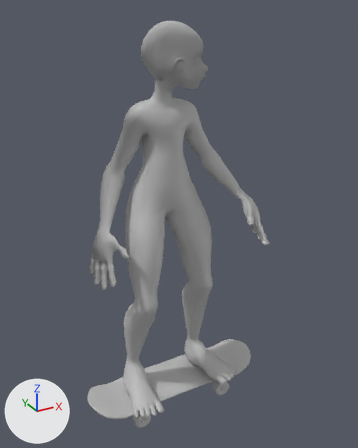
Two versions of the FBX model Assets/Models/Character/Animations/IdleStepped.fbx, one commit apart.
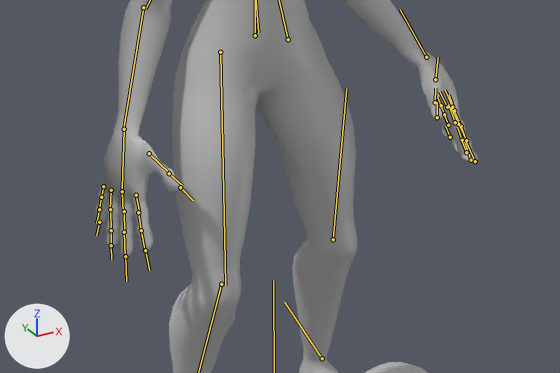
Old and new are each drawn whole from a 50 mm lens placed at (-0.959, -1.8, 1.767), pointed at (0.019, -0.022, 0.878) and again close up on the part from 12% to 86% of the width and 38% to 77% of the height. The axes (+X, +Y, +Z) are drawn at lower left. The lights are the same throughout. Both versions are drawn at frame 1 of the action 'Take 001'; the numbers are the values there. The bones that bend it are drawn over the model as lines in the close-ups.

Names of what the first close-up shows: 'Skater', 'board_geo'.
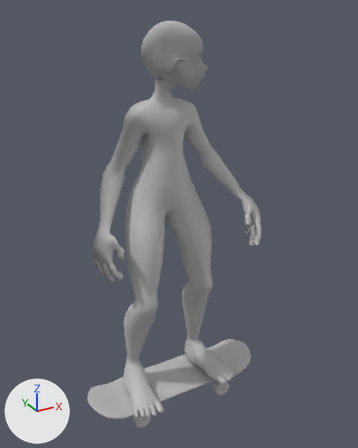
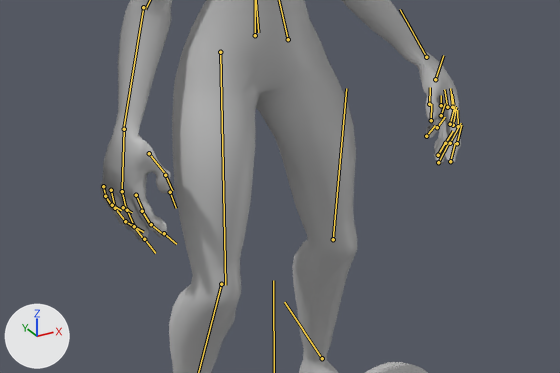
What the commit changed:
Bone 'JNT_ThumbKnuck01_L' (bone_jnt_thumbknuck01_l) turns from (0, 0, 0) to (17, 0, -9) degrees about its own x, y and z.
Bone 'JNT_ThumbKnuck02_L' (bone_jnt_thumbknuck02_l) turns from (0, 0, 0) to (21, 0, 0) degrees about its own x, y and z.
Bone 'JNT_PointerKnuck01_L' (bone_jnt_pointerknuck01_l) turns from (0, 0, 0) to (12, 0, 0) degrees about its own x, y and z.
Bone 'JNT_PointerKnuck02_L' (bone_jnt_pointerknuck02_l) turns from (0, 0, 0) to (12, 0, 0) degrees about its own x, y and z.
Bone 'JNT_MIddleKnuck01_L' (bone_jnt_middleknuck01_l) turns from (0, 0, 0) to (17, 0, 0) degrees about its own x, y and z.
Bone 'JNT_MIddleKnuck02_L' (bone_jnt_middleknuck02_l) turns from (0, 0, 0) to (17, 0, 0) degrees about its own x, y and z.
Bone 'JNT_MIddleKnuck03_L' (bone_jnt_middleknuck03_l) turns from (0, 0, 0) to (17, 0, 0) degrees about its own x, y and z.
Bone 'JNT_RingKnuck01_L' (bone_jnt_ringknuck01_l) turns from (0, 0, 0) to (17, 0, 0) degrees about its own x, y and z.
Bone 'JNT_RingKnuck02_L' (bone_jnt_ringknuck02_l) turns from (0, 0, 0) to (17, 0, 0) degrees about its own x, y and z.
Bone 'JNT_RingKnuck03_L' (bone_jnt_ringknuck03_l) turns from (0, 0, 0) to (17, 0, 0) degrees about its own x, y and z.
Bone 'JNT_PinkyKnuck01_L' (bone_jnt_pinkyknuck01_l) turns from (0, 0, 0) to (22, 0, 0) degrees about its own x, y and z.
Bone 'JNT_PinkyKnuck02_L' (bone_jnt_pinkyknuck02_l) turns from (0, 0, 0) to (22, 0, 0) degrees about its own x, y and z.
Bone 'JNT_PinkyKnuck03_L' (bone_jnt_pinkyknuck03_l) turns from (0, 0, 0) to (22, 0, 0) degrees about its own x, y and z.
Bone 'JNT_ThumbKnuck01_R' (bone_jnt_thumbknuck01_r) turns from (0, 0, 0) to (13, 0, 0) degrees about its own x, y and z.
Bone 'JNT_ThumbKnuck02_R' (bone_jnt_thumbknuck02_r) turns from (0, 0, 0) to (17, 0, 0) degrees about its own x, y and z.
Bone 'JNT_PointerKnuck01_R' (bone_jnt_pointerknuck01_r) turns from (0, 0, 0) to (15, 0, 0) degrees about its own x, y and z.
Bone 'JNT_PointerKnuck02_R' (bone_jnt_pointerknuck02_r) turns from (0, 0, 0) to (15, 0, 0) degrees about its own x, y and z.
Bone 'JNT_PointerKnuck03_R' (bone_jnt_pointerknuck03_r) turns from (0, 0, 0) to (15, 0, 0) degrees about its own x, y and z.
Bone 'JNT_MIddleKnuck01_R' (bone_jnt_middleknuck01_r) turns from (0, 0, 0) to (15, 0, 0) degrees about its own x, y and z.
Bone 'JNT_MIddleKnuck02_R' (bone_jnt_middleknuck02_r) turns from (0, 0, 0) to (15, 0, 0) degrees about its own x, y and z.
Bone 'JNT_MIddleKnuck03_R' (bone_jnt_middleknuck03_r) turns from (0, 0, 0) to (15, 0, 0) degrees about its own x, y and z.
Bone 'JNT_RingKnuck01_R' (bone_jnt_ringknuck01_r) turns from (0, 0, 0) to (19, 0, 0) degrees about its own x, y and z.
Bone 'JNT_RingKnuck02_R' (bone_jnt_ringknuck02_r) turns from (0, 0, 0) to (19, 0, 0) degrees about its own x, y and z.
Bone 'JNT_RingKnuck03_R' (bone_jnt_ringknuck03_r) turns from (0, 0, 0) to (19, 0, 0) degrees about its own x, y and z.
Bone 'JNT_PinkyKnuck01_R' (bone_jnt_pinkyknuck01_r) turns from (0, 0, 0) to (21, 0, 0) degrees about its own x, y and z.
Bone 'JNT_PinkyKnuck02_R' (bone_jnt_pinkyknuck02_r) turns from (0, 0, 0) to (21, 0, 0) degrees about its own x, y and z.
Bone 'JNT_PinkyKnuck03_R' (bone_jnt_pinkyknuck03_r) turns from (0, 0, 0) to (21, 0, 0) degrees about its own x, y and z.

Where the change shows, as pixel boxes (x1, y1, x2, y2) in the close-ups (560 x 373 px):
'Skater', posed: before (94, 0, 478, 373); after (100, 0, 462, 373)
bone 'JNT_ThumbKnuck01_L', root to tip: before (435, 79) to (438, 57); after (435, 79) to (443, 55)
bone 'JNT_ThumbKnuck02_L', root to tip: before (435, 102) to (435, 88); after (429, 104) to (430, 87)
bone 'JNT_PointerKnuck01_L', root to tip: before (454, 110) to (449, 95); after (454, 110) to (452, 94)
bone 'JNT_PointerKnuck02_L', root to tip: before (461, 126) to (454, 110); after (458, 126) to (457, 110)
bone 'JNT_MIddleKnuck01_L', root to tip: before (452, 107) to (445, 90); after (452, 107) to (450, 88)
bone 'JNT_MIddleKnuck02_L', root to tip: before (458, 124) to (451, 107); after (453, 125) to (456, 107)
bone 'JNT_MIddleKnuck03_L', root to tip: before (466, 140) to (457, 120); after (450, 143) to (461, 123)
bone 'JNT_RingKnuck01_L', root to tip: before (447, 107) to (439, 91); after (447, 107) to (444, 89)
bone 'JNT_RingKnuck02_L', root to tip: before (455, 122) to (448, 104); after (450, 124) to (455, 105)
bone 'JNT_RingKnuck03_L', root to tip: before (462, 140) to (457, 127); after (445, 143) to (453, 131)
bone 'JNT_PinkyKnuck01_L', root to tip: before (441, 105) to (437, 97); after (441, 105) to (441, 95)
bone 'JNT_PinkyKnuck02_L', root to tip: before (444, 114) to (440, 103); after (441, 115) to (445, 103)
bone 'JNT_PinkyKnuck03_L', root to tip: before (448, 125) to (444, 114); after (437, 127) to (445, 117)
bone 'JNT_ThumbKnuck01_R', root to tip: before (149, 153) to (169, 172); after (149, 153) to (165, 174)
bone 'JNT_ThumbKnuck02_R', root to tip: before (169, 173) to (182, 185); after (165, 175) to (172, 190)
bone 'JNT_PointerKnuck01_R', root to tip: before (136, 195) to (139, 212); after (136, 195) to (143, 210)
bone 'JNT_PointerKnuck02_R', root to tip: before (138, 212) to (141, 231); after (142, 211) to (151, 225)
bone 'JNT_PointerKnuck03_R', root to tip: before (141, 230) to (145, 251); after (151, 224) to (164, 235)
bone 'JNT_MIddleKnuck01_R', root to tip: before (122, 191) to (123, 212); after (122, 191) to (126, 210)
bone 'JNT_MIddleKnuck02_R', root to tip: before (124, 211) to (124, 232); after (127, 210) to (134, 225)
bone 'JNT_MIddleKnuck03_R', root to tip: before (124, 232) to (125, 256); after (133, 225) to (144, 240)
bone 'JNT_RingKnuck01_R', root to tip: before (111, 190) to (110, 209); after (111, 190) to (115, 208)
bone 'JNT_RingKnuck02_R', root to tip: before (110, 209) to (111, 230); after (115, 208) to (125, 221)
bone 'JNT_RingKnuck03_R', root to tip: before (111, 230) to (111, 245); after (125, 221) to (134, 226)
bone 'JNT_PinkyKnuck01_R', root to tip: before (103, 186) to (101, 197); after (103, 186) to (105, 196)
bone 'JNT_PinkyKnuck02_R', root to tip: before (101, 197) to (99, 210); after (105, 196) to (111, 205)
bone 'JNT_PinkyKnuck03_R', root to tip: before (99, 209) to (96, 223); after (112, 205) to (121, 210)
